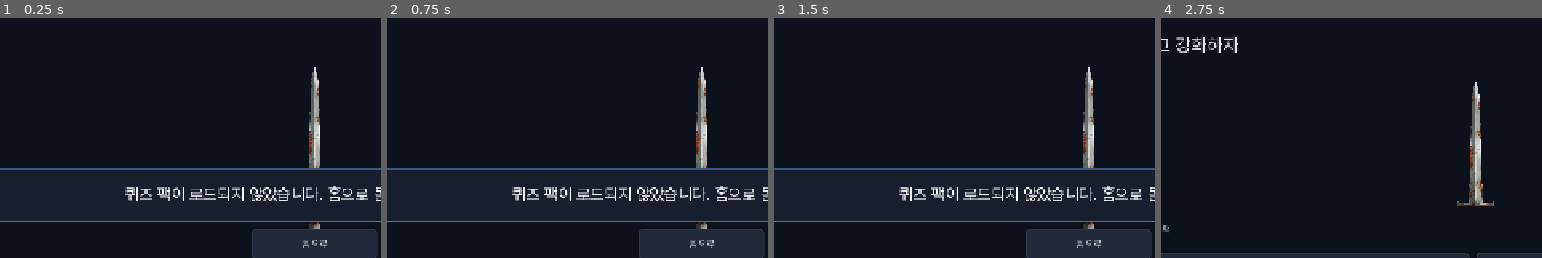
Above: before the commit, frames 1-4 (left to right).
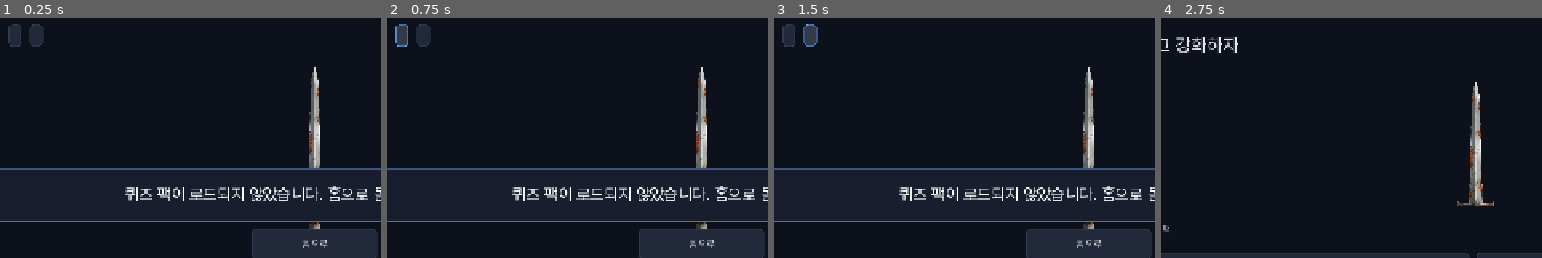
Above: after the commit, the same moments.

Repository: joyuno/studyandgame-godot
Game: Godot game, scene res://scenes/Quiz.tscn
Same seed, same stepped clock (60 frames per second), same inputs: the game is played once before the commit and once after it. This scene is started directly instead of the project's main scene.
Inputs (mouse positions are % of the whole screen's width and height, from its top left):
- Up to frame 1 (0.25 s): no input
- Up to frame 2 (0.75 s): click (11, 4) at 0.52 s
- Up to frame 3 (1.5 s): click (13, 4) at 1.27 s
- Up to frame 4 (2.75 s): click "← 홈" at 2 s
The pictures show only the part of the screen within x 9-59%, y 0-50%; the shares and areas given below are measured in that part.

The runs differ from the first frame. In frame 1, 0.6% of the frame differs, in the area x 2-12%, y 2-13%; in frame 2, 0.6%; in frame 3, 0.6%; in frame 4, nothing differs.

Commit message:
feat(quiz): 소비템 활성화 버튼 + 활성 뱃지
Co-Authored-By: Claude Sonnet 4.6 <noreply@anthropic.com>

Diff:
--- a/scripts/ui/quiz.gd
+++ b/scripts/ui/quiz.gd
@@ -38,6 +38,10 @@
 var _bonus_toast: Label
 var _toast_tween: Tween
 var _fire_tween: Tween
+var _boost_button: Button
+var _insure_button: Button
+var _boost_label: Label
+var _insure_label: Label
 
 var _glossary_box: VBoxContainer
 # Set of the current question's card (glossary) words — excluded from dictionary
@@ -83,7 +87,9 @@
 	ProgressStore.timer_enabled_changed.connect(func(_e): _apply_timer_visibility())
 	ProgressStore.font_size_scale_changed.connect(func(_s): _apply_font_scale())
 	ProgressStore.weapon_changed.connect(func(_lv): _apply_durability_view())
+	ProgressStore.consumables_changed.connect(func(_s): _refresh_consumable_badges())
 	_apply_timer_visibility()
+	_refresh_consumable_badges()
 
 
 func _build_layout() -> void:
@@ -129,6 +135,26 @@
 	_combo_label.modulate = Color(0.85, 0.9, 1.0)
 	_combo_label.visible = false
 	top.add_child(_combo_label)
+
+	_boost_button = Button.new()
+	_boost_button.add_theme_font_size_override("font_size", _font_sizes["hud"])
+	_boost_button.pressed.connect(_on_activate_boost)
+	top.add_child(_boost_button)
+
+	_insure_button = Button.new()
+	_insure_button.add_theme_font_size_override("font_size", _font_sizes["hud"])
+	_insure_button.pressed.connect(_on_arm_insurance)
+	top.add_child(_insure_button)
+
+	_boost_label = Label.new()
+	_boost_label.add_theme_font_size_override("font_size", _font_sizes["hud"])
+	_boost_label.modulate = Color(1.0, 0.9, 0.4)
+	top.add_child(_boost_label)
+
+	_insure_label = Label.new()
+	_insure_label.add_theme_font_size_override("font_size", _font_sizes["hud"])
+	_insure_label.modulate = Color(1.0, 0.6, 0.4)
+	top.add_child(_insure_label)
 
 	var sp := Control.new()
 	sp.size_flags_horizontal = SIZE_EXPAND_FILL
@@ -436,6 +462,29 @@
 	_tickets_label.text = "강화권 %d" % ProgressStore.get_enhance_tickets()
 
 
+func _on_activate_boost() -> void:
+	if ProgressStore.activate_xp_boost():
+		_refresh_consumable_badges()
+
+
+func _on_arm_insurance() -> void:
+	if ProgressStore.arm_combo_insurance():
+		_refresh_consumable_badges()
+
+
+func _refresh_consumable_badges() -> void:
+	var boost_owned := ProgressStore.get_consumable("xp_boost")
+	var boost_left := int(ProgressStore.get_progress_value("xp_boost_remaining", 0))
+	_boost_button.text = "⚡ 부스터(%d)" % boost_owned
+	_boost_button.visible = boost_owned > 0 and boost_left == 0
+	_boost_label.text = ("⚡ XP×2 (%d문제)" % boost_left) if boost_left > 0 else ""
+	var insure_owned := ProgressStore.get_consumable("combo_insure")
+	var armed := bool(ProgressStore.get_progress_value("combo_insure_armed", false))
+	_insure_button.text = "🔥 보험(%d)" % insure_owned
+	_insure_button.visible = insure_owned > 0 and not armed
+	_insure_label.text = "🔥 보험 장착" if armed else ""
+
+
 func _render_idle_button() -> void:
 	for child in _answer_area.get_children():
 		child.queue_free()
@@ -450,6 +499,7 @@
 
 
 func _render_question(index: int, q: Dictionary) -> void:
+	_refresh_consumable_badges()
 	_build_card_words(q.get("glossary", []))
 	var passage := String(q.get("passage", ""))
 	_passage_panel.visible = not passage.is_empty()
